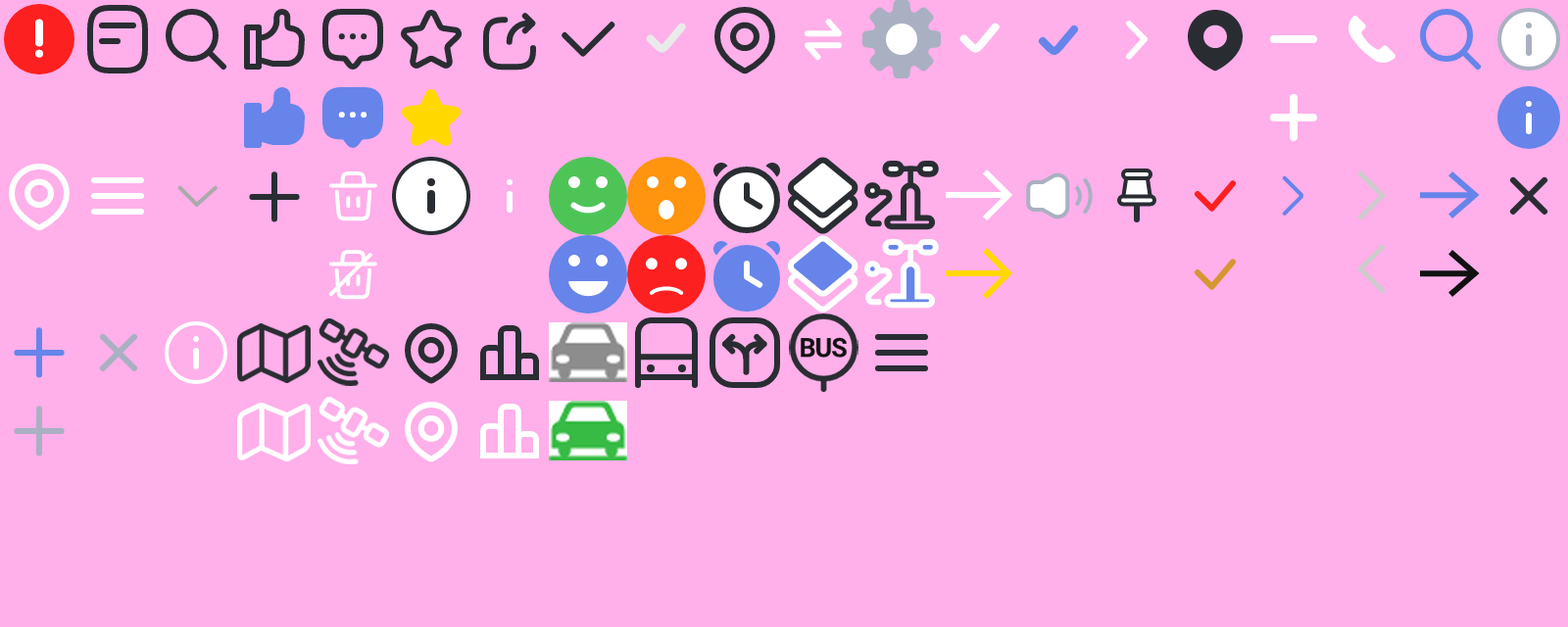
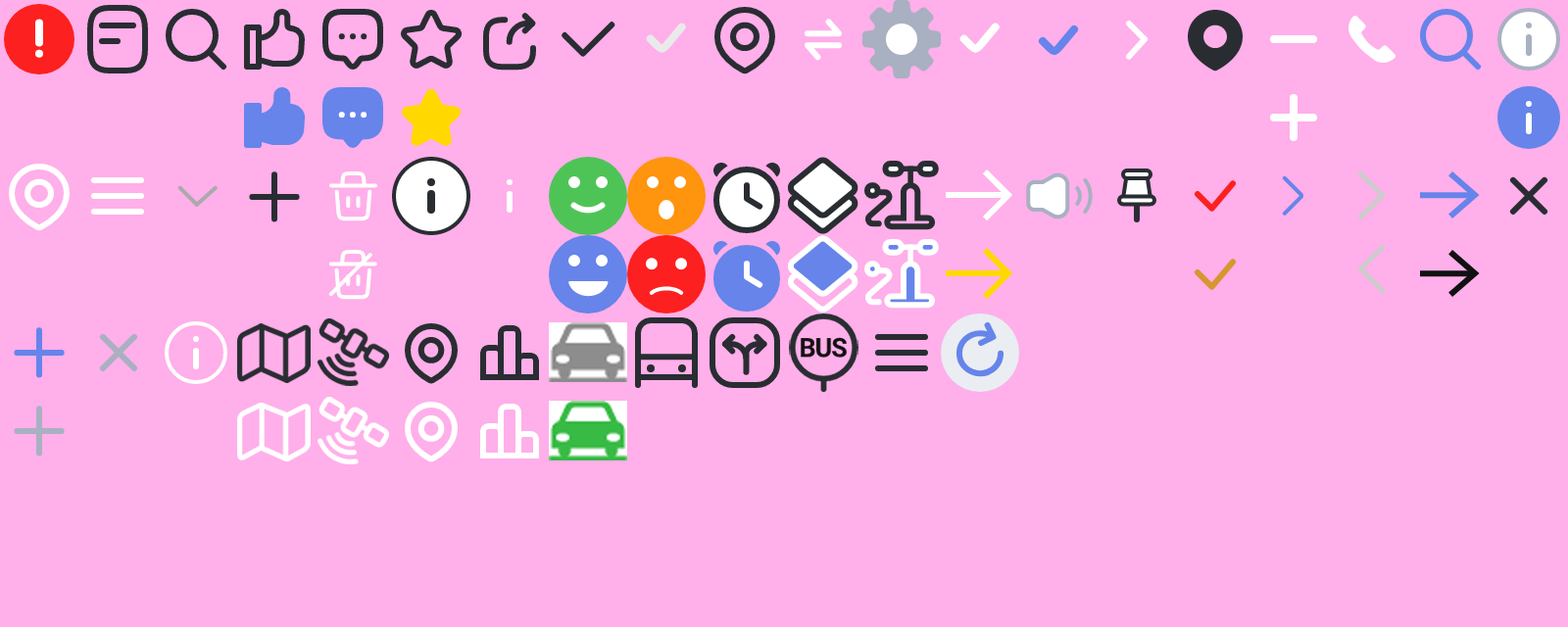
Comparing the layer stacks of the two 1568px x 627px images. Changes:
added layer "Layer 118" in group "세번쨰 줄" over [940, 313, 1020, 392]
